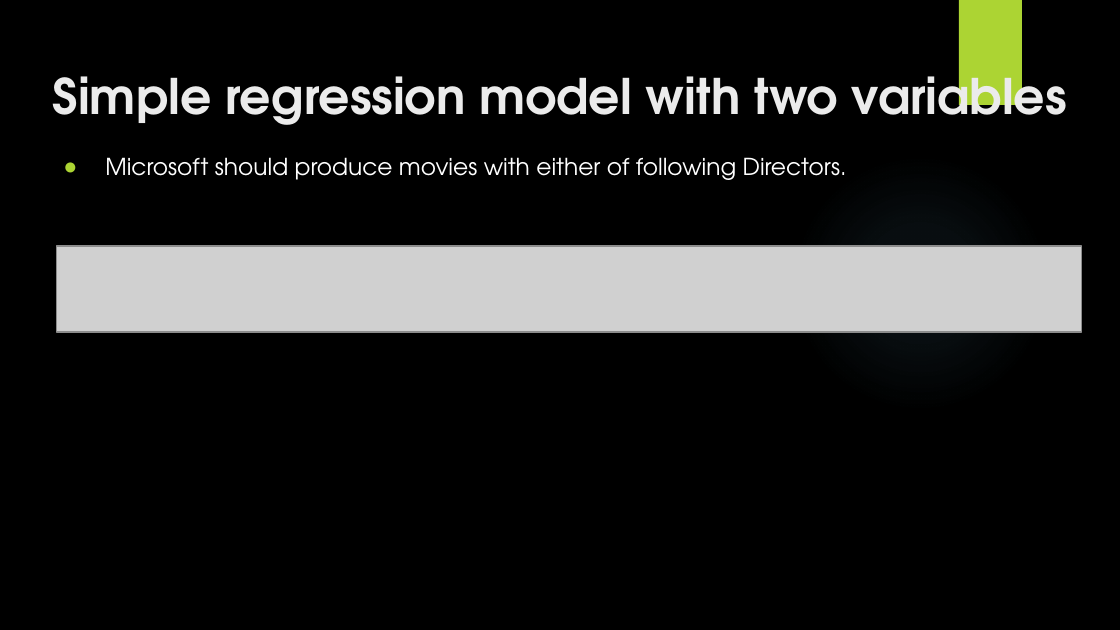
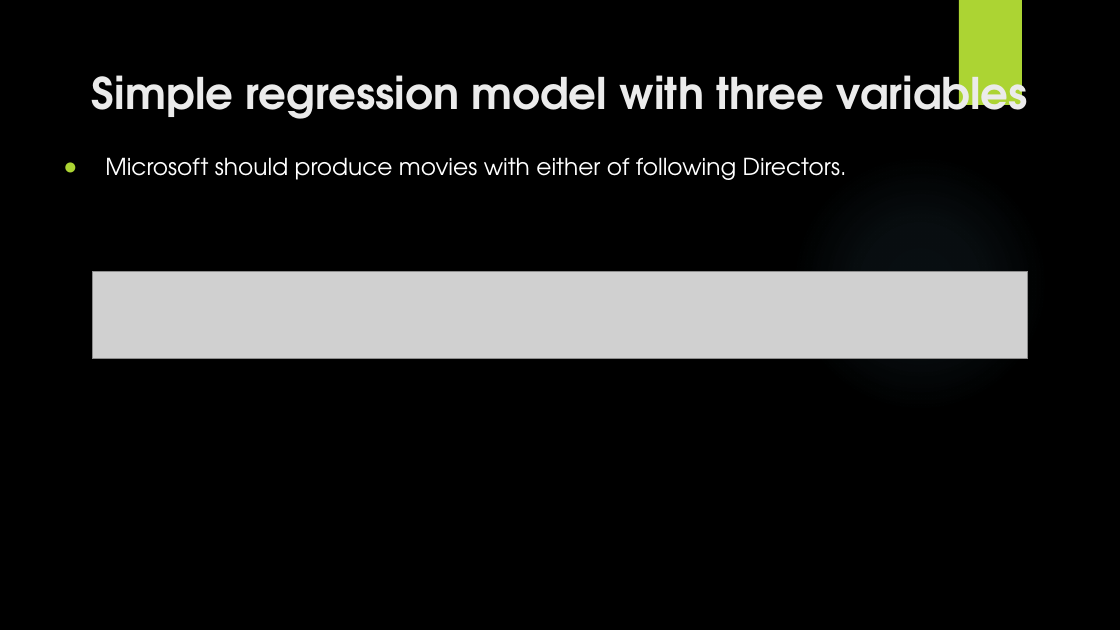
Before and after one commit to databyjp/dsc-phase-2-project, a slide deck: slide 8 of Submit/KC housing.pptx. Drawn at 1120x630 pixels with LibreOffice and Linux fonts; fonts in the diff are those of the drawing; grey boxes stand for pictures; background and template pictures are left out. Boxes give left, top, right and bottom in pixels: in the first picture for what was removed or moved away, otherwise in the second. Text is boxed around its words. In the diff, an @@ line names an element or a change of style, - is before the commit and + after.

```diff
--- a/Submit/KC housing.pptx
+++ b/Submit/KC housing.pptx
@@ title at box(92, 61, 1028, 119): text changed; size 31.5 to 28 pt @@
-Simple regression model with two variables
+Simple regression model with three variables
@@ picture: place and size @@
-picture at box(57, 246, 1082, 333)
+picture at box(92, 271, 1028, 358)
```
Also in this commit, not shown: 5 other slides changed, 1 slide added, 2 slides removed, 8 other files.
